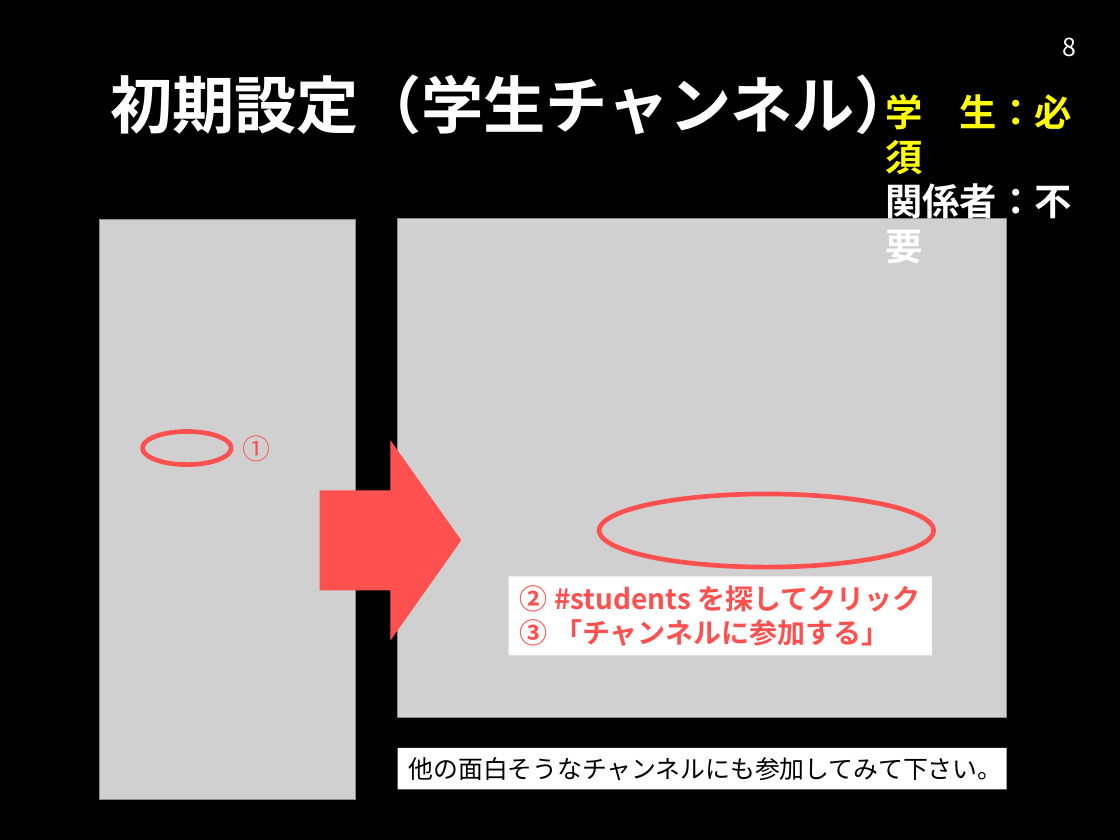
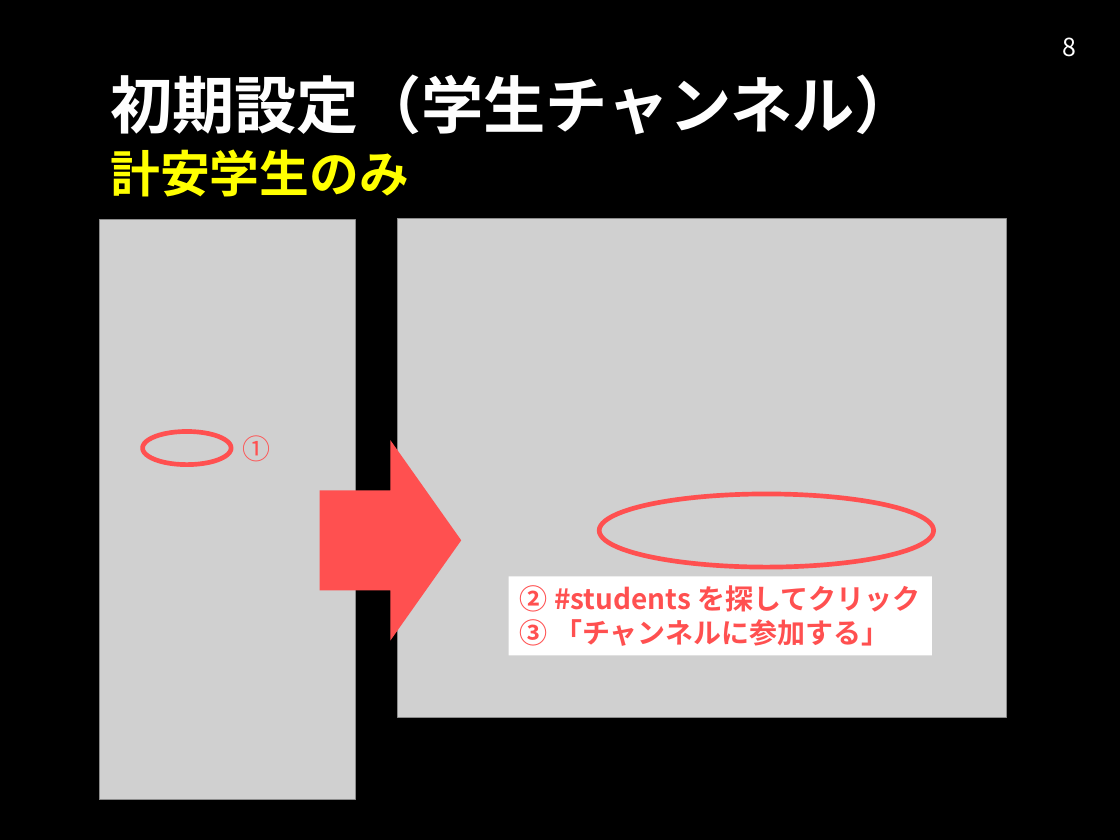
Before and after one commit to kottn/begin-slack, a slide deck: slide 8 of begin-slack.pptx. Drawn at 1120x840 pixels with LibreOffice and Linux fonts; fonts in the diff are those of the drawing; grey boxes stand for pictures; background and template pictures are left out. Boxes give left, top, right and bottom in pixels: in the first picture for what was removed or moved away, otherwise in the second. Text is boxed around its words. In the diff, an @@ line names an element or a change of style, - is before the commit and + after.

```diff
--- a/begin-slack.pptx
+++ b/begin-slack.pptx
@@ text removed at box(885, 94, 1072, 263) @@
-学 生：必須
-関係者：不要
@@ text added at box(110, 149, 409, 197), 32 pt, text #FFFF00, bold @@
+計安学生のみ
@@ rectangle removed at box(398, 748, 1007, 790) @@
-他の面白そうなチャンネルにも参加してみて下さい。
```
Also in this commit, not shown: 18 other slides changed, 2 slides added, 1 slide removed, 1 other file.
